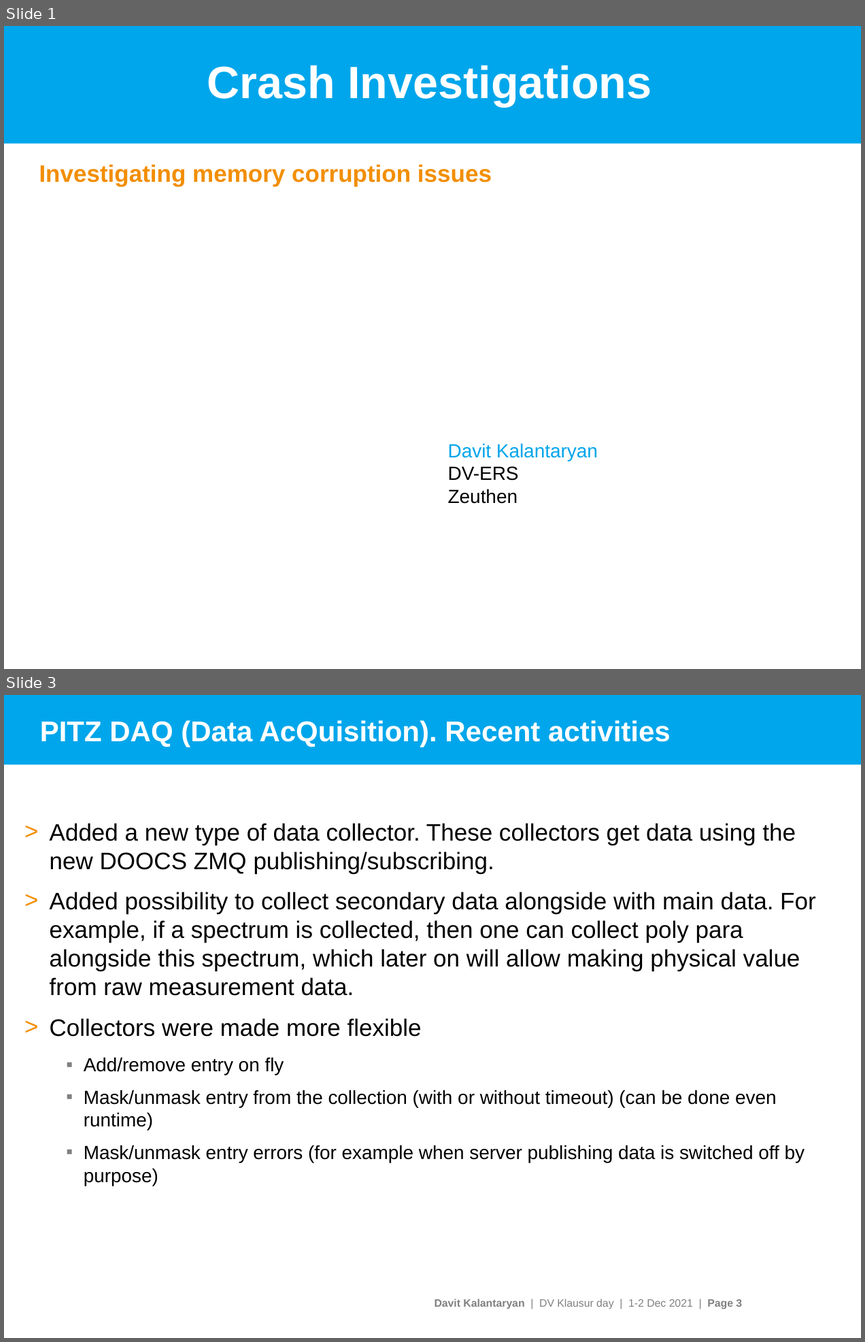
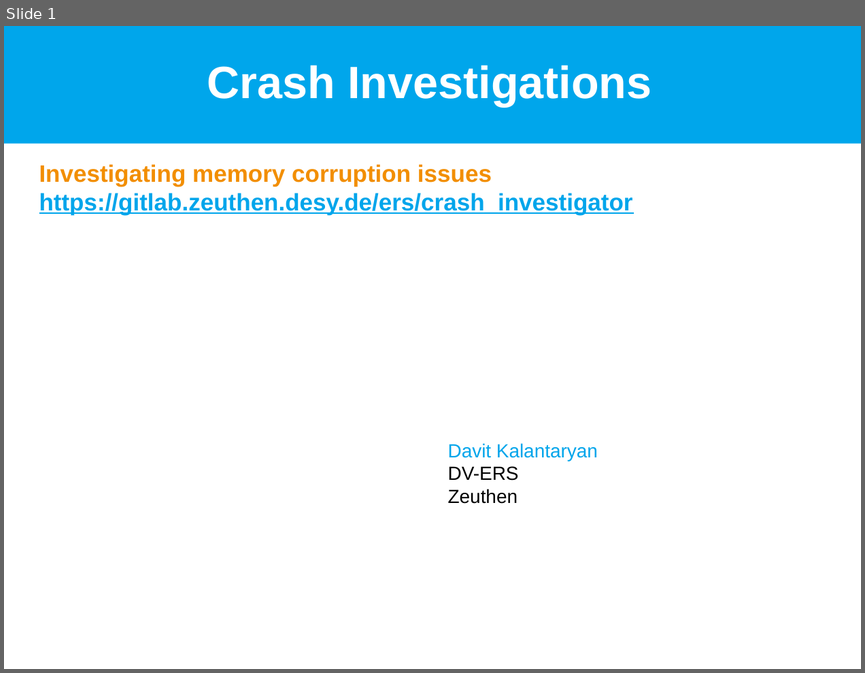
Before and after one commit to davitkalantaryan/old-crash_investigator, a slide deck: docs/crash_investigations.pptx. Shown one above the other, each under a label of ours: slides 1 and 3 before the commit, slide 1 after it; the slides between them are not shown. The pictures are 865x1342 and 865x673 pixels, drawn with LibreOffice and Linux fonts; fonts in the diff are those of the drawing; background and template pictures are left out. Boxes give left, top, right and bottom in pixels: in the first picture for what was removed or moved away, otherwise in the second. Text is boxed around its words. In the diff, an @@ line names an element or a change of style, - is before the commit and + after.

Commit message:
Feature/5 prepare presentation (#13)
* presentation preparation is ongoing
* presentation preparation is ongoing
* some tests on windows
* applied changes in the Linux
* applied windows corrections
* some tests on ubuntu
* fixed Makefile
* added new test case
* modified a bit corruption test
* changed prj/common/common_mkfl/sys_common.unix.Makefile to use other Makefile from cpputils
* applied the last commit of cpputils
* added the last version of the presentation

```diff
--- a/docs/crash_investigations.pptx
+++ b/docs/crash_investigations.pptx
@@ slide 3 removed at bbox=[4, 695, 861, 1338], background #FFFFFF @@
@@ rectangle removed at bbox=[4, 695, 861, 764] @@
@@ title removed at bbox=[40, 720, 670, 747] @@
-PITZ DAQ (Data AcQuisition). Recent activities
@@ text removed at bbox=[50, 823, 816, 1185] @@
-> Added a new type of data collector. These collectors get data using the new DOOCS ZMQ publishing/subscribing.
-> Added possibility to collect secondary data alongside with main data. For example, if a spectrum is collected, then one can collect poly para alongside this spectrum, which later on will allow making physical value from raw measurement data.
-> Collectors were made more flexible
-  ▪ Add/remove entry on fly
-  ▪ Mask/unmask entry from the collection (with or without timeout) (can be done even runtime)
-  ▪ Mask/unmask entry errors (for example when server publishing data is switched off by purpose)
@@ text removed at bbox=[434, 1298, 742, 1308] @@
-Davit Kalantaryan | DV Klausur day | 1-2 Dec 2021 | Page 3
@@ slide 1 changed as well @@
@@ subtitle at bbox=[39, 164, 633, 215]: text changed; text colour #F28E00 to #00A5EB @@
-Investigating memory corruption issues
+Investigating memory corruption issues
+https://gitlab.zeuthen.desy.de/ers/crash_investigator
```
Also in this commit, not shown: 1 other slide changed, 4 slides added, 6 other slides removed, 30 other files.
